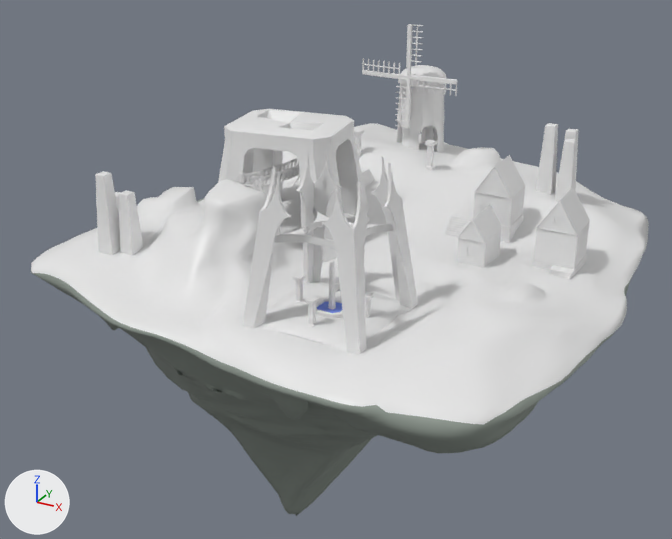
An edit to the FBX model Assets/_Project/Models/Maps/skyisland.fbx, drawn before and after from the same camera.
One viewpoint serves both versions: a camera (50 mm lens) standing at (130.0, -252.0, 116.0) and looking at (-8.0, -1.0, -10.0). Arrows for +X, +Y and +Z are at lower left; the lights stay in place. The picture after the commit comes second. Objects named as collision shapes, trigger or cutter boxes, shadow casters or lower levels of detail are left out. Where no turn or scale is listed for an object, it has been applied to the vertices. Vertices at exactly the same position are counted once.

Names of what the first picture shows: 'props', 'skyisland', 'windmill' and 1 more.
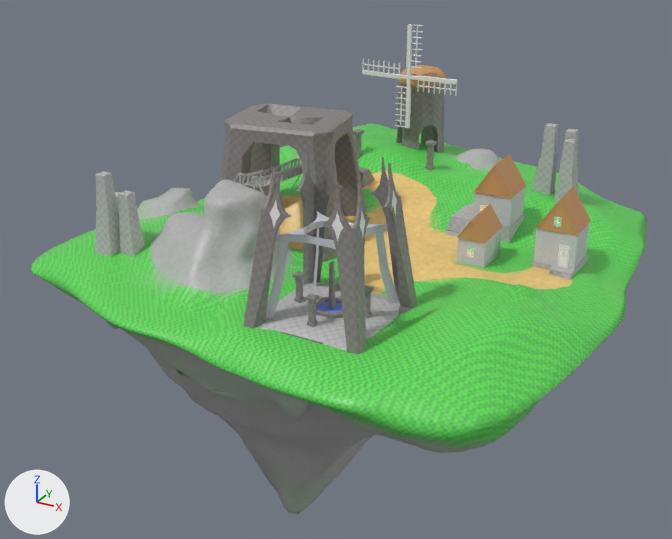
What differs and where, as boxes (x1, y1, x2, y2) in the pictures (672 x 539 px; the box of a moved part takes in the faces that stretch with it):
'skyisland', surface changed, reshaped (white to green)
    before: (31, 123, 649, 516)
    after: (31, 124, 647, 514)
'props', surface changed, reshaped (white to grey)
    before: (95, 65, 590, 354)
    after: (95, 65, 591, 354)
part 1 of me_props_001, rebuilt
    before: (365, 292, 373, 318)
    after: (365, 286, 374, 318)
part 2 of me_props_001, rebuilt
    before: (292, 274, 306, 303)
    after: (292, 271, 306, 303)
part 3 of me_props_001, rebuilt
    before: (305, 296, 319, 327)
    after: (305, 293, 319, 327)
part 4 of me_props_001, built on
    before: (468, 155, 590, 279)
    after: (445, 154, 591, 279)
part 5 of me_props_001, moved or reshaped
    before: (97, 77, 446, 354)
    after: (95, 77, 446, 354)
part 6 of me_props_001, moved or reshaped
    before: (536, 154, 577, 202)
    after: (531, 154, 579, 203)
part 7 of me_props_001, surface changed (darker)
    both: (95, 65, 590, 350)
part 8 of me_skyisland_001, cut back
    before: (31, 147, 649, 516)
    after: (32, 148, 647, 514)
part 9 of me_skyisland_001, surface changed (white to green)
    both: (31, 124, 647, 453)
part 10 of me_skyisland_001, recoloured
    both: (31, 199, 627, 453)

The change, as a diff of the scene's bpy script:
```diff
--- a/Assets/_Project/Models/Maps/skyisland.fbx.py
+++ b/Assets/_Project/Models/Maps/skyisland.fbx.py
@@ mat_props @@
 mat_props = principled_material('props')
-mat_props.base_color = (0.8, 0.8, 0.8)  # white #e7e7e7
+mat_props.texture = img_props_png
@@ mat_up @@
 mat_up = principled_material('Up')
-mat_up.base_color = (0.8, 0.8, 0.8)  # white #e7e7e7
+mat_up.texture = img_island_up_png
 mat_up.roughness = 0.432
@@ me_props_001 @@
-me_props_001.from_pydata(...)  # 5197 vertices, 10610 faces; spans x -83.2..48.5, y -16.7..127.5, z -10.6..39.5
+me_props_001.from_pydata(...)  # 6433 vertices, 13012 faces; spans x -84.1..48.9, y -16.7..127.5, z -11.2..39.5
+# me_props_001 part 1: the loose piece of 75 vertices spanning x 8.8..11.5, y -0.6..2.1, z -0.9..6.9 is rebuilt with 85 vertices and now spans x 8.8..11.5, y -0.6..2.1, z 0.8..8.6
+# me_props_001 part 2: the loose piece of 70 vertices spanning x -10.7..-8.0, y -1.1..1.6, z 0.0..7.9 is rebuilt with 79 vertices and now spans x -10.7..-8.0, y -1.1..1.6, z 0.8..8.6
+# me_props_001 part 3: the loose piece of 69 vertices spanning x -0.9..1.7, y -11.2..-8.6, z 0.0..7.9 is rebuilt with 78 vertices and now spans x -0.9..1.7, y -11.2..-8.6, z 0.8..8.6
+# me_props_001 part 4: 5 vertices moved from x 17.4..24.6, y 67.1..79.9, z 0.2..10.5 to x 17.4..24.3, y 67.4..79.8, z 0.2..10.5; 24 vertices removed from x 5.6..48.5, y 43.0..80.4, z -4.2..23.4; 1084 vertices added at x 5.6..48.9, y 42.6..80.6, z -4.2..23.7
+# me_props_001 part 5: 93 vertices moved from x -83.2..-16.5, y 5.9..95.5, z -10.6..34.8 to x -84.1..-16.5, y 5.4..95.5, z -11.2..36.5; 259 vertices removed from x -81.8..17.2, y -16.6..126.6, z -7.5..34.8; 411 vertices added at x -82.4..17.2, y -16.6..126.7, z -7.7..36.5
+# me_props_001 part 6: 10 vertices moved from x 21.4..34.5, y 97.0..106.9, z -0.1..2.9 to x 19.5..35.9, y 95.4..107.7, z -0.5..3.3; 14 vertices removed from x 21.4..34.5, y 101.5..108.9, z -0.1..2.9; 10 vertices added at x 19.5..35.9, y 101.0..110.3, z -0.5..3.3
+# me_props_001 part 7: 8924 kept faces spanning x -84.1..48.5, y -16.7..127.5, z -11.2..39.5 get new texture (UV) coordinates
 me_props_001.materials.append(mat_props)
 me_props_001.materials.append(mat_emission)
+me_props_001.materials.append(mat_windows)  # white #ffffff
@@ me_skyisland_001 @@
-me_skyisland_001.from_pydata(...)  # 12937 vertices, 25874 faces; spans x -82.0..91.0, y -97.0..98.0, z -113.0..25.0
+me_skyisland_001.from_pydata(...)  # 8594 vertices, 17185 faces; spans x -81.0..91.0, y -97.0..98.0, z -112.0..25.0
+# me_skyisland_001 part 8: 43 vertices moved within x -77.0..89.0, y -89.0..75.0, z -112.0..23.0; 4990 vertices removed from x -82.0..91.0, y -97.0..81.0, z -113.0..24.0; 647 vertices added at x -81.0..91.0, y -96.0..80.0, z -112.0..24.0
+# me_skyisland_001 part 9: 13135 kept faces spanning x -81.0..91.0, y -97.0..98.0, z -112.0..25.0 get new texture (UV) coordinates
+# me_skyisland_001 part 10: 5330 faces spanning x -81.0..90.0, y -97.0..98.0, z -112.0..0.0 switch from mat_bottom (grey #8b958d) to mat_up (picture img_island_up_png)
+# other edits to the shape of me_skyisland_001 do not show in these pictures
```
